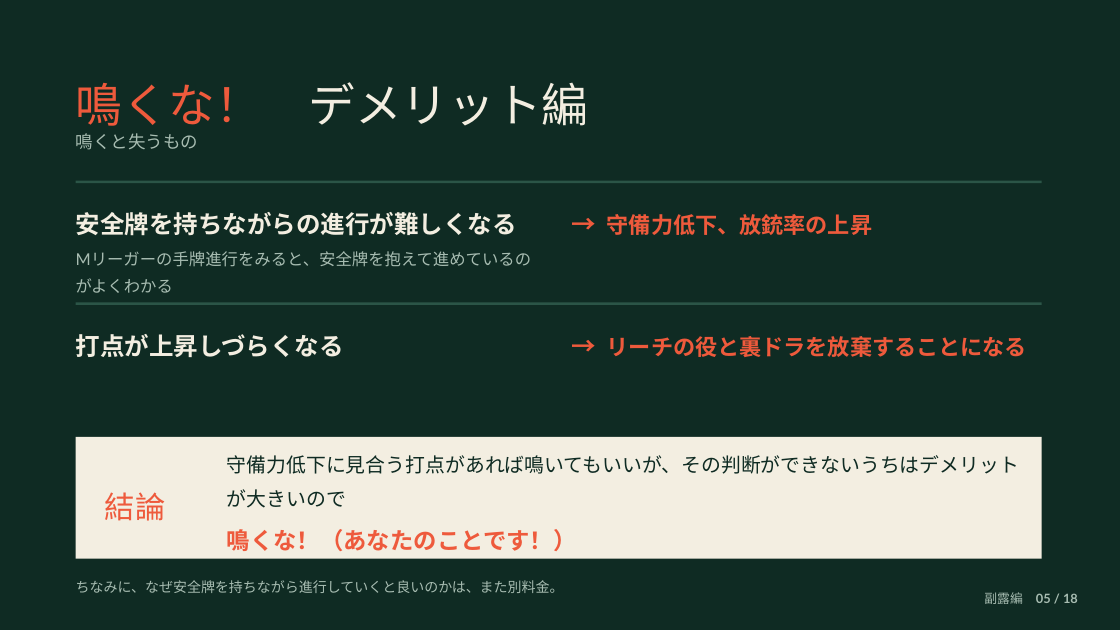
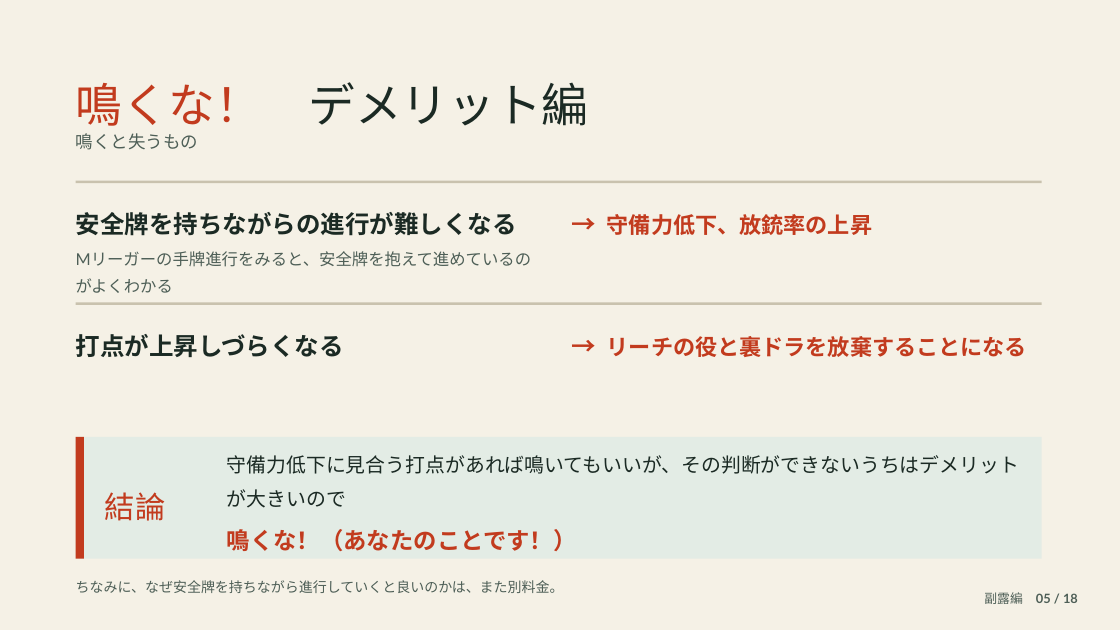
Before and after one commit to subsidy-grant/koban-roadmap, a slide deck: slide 5 of mahjong-slides/博太の麻雀再生工場2_副露編.pptx. Drawn at 1120x630 pixels with LibreOffice and Linux fonts; fonts in the diff are those of the drawing. Boxes give left, top, right and bottom in pixels: in the first picture for what was removed or moved away, otherwise in the second. Text is boxed around its words. In the diff, an @@ line names an element or a change of style, - is before the commit and + after.

```diff
--- a/mahjong-slides/博太の麻雀再生工場2_副露編.pptx
+++ b/mahjong-slides/博太の麻雀再生工場2_副露編.pptx
@@ background #0F2B23 to #F5F1E6 @@
@@ text "鳴くな！ デメリット編" at [76, 82, 589, 134]: text colour #EE5A3C to #C23B1E in "鳴くな！"; text colour #F3EEE1 to #1B2A24 in "デメリット編" @@
@@ text "安全牌を持ちながらの進行が難しくなる" at [76, 212, 532, 293]: text colour #F3EEE1 to #1B2A24 in "安全牌を持ちながらの進行が難しくなる"; text colour #A7BCB1 to #4E5F57 in "Mリーガーの手牌進行をみると、安全牌を抱えて進めているのがよくわかる" @@
@@ rectangle at [76, 181, 1042, 183]: fill #2B5547 to #C9C2AE @@
@@ text "打点が上昇しづらくなる" at [76, 334, 344, 357]: text colour #F3EEE1 to #1B2A24 @@
@@ rectangle at [76, 302, 1042, 305]: fill #2B5547 to #C9C2AE @@
@@ rectangle at [76, 437, 1042, 559]: fill #F3EEE1 to #E3ECE5 @@
@@ rectangle added at [76, 437, 84, 559], fill #C23B1E @@
@@ text colour #EE5A3C to #C23B1E in 3 elements at [607, 214, 872, 235], [607, 336, 1027, 357], [105, 492, 166, 521] @@
@@ text "守備力低下に見合う打点があれば鳴いてもいいが、その判断ができないうちはデメリットが大きいので" at [227, 455, 1019, 551]: text colour #0F2B23 to #1B2A24 in "守備力低下に見合う打点があれば鳴いてもいいが、その判断ができないうちはデメリットが大きいので"; text colour #EE5A3C to #C23B1E in "鳴くな！（あなたのことです！）" @@
@@ text colour #A7BCB1 to #4E5F57 in 3 elements at [76, 133, 198, 150], [76, 580, 564, 593], [984, 592, 1078, 604] @@
```
Also in this commit, not shown: 17 other slides changed, 3 other files.
